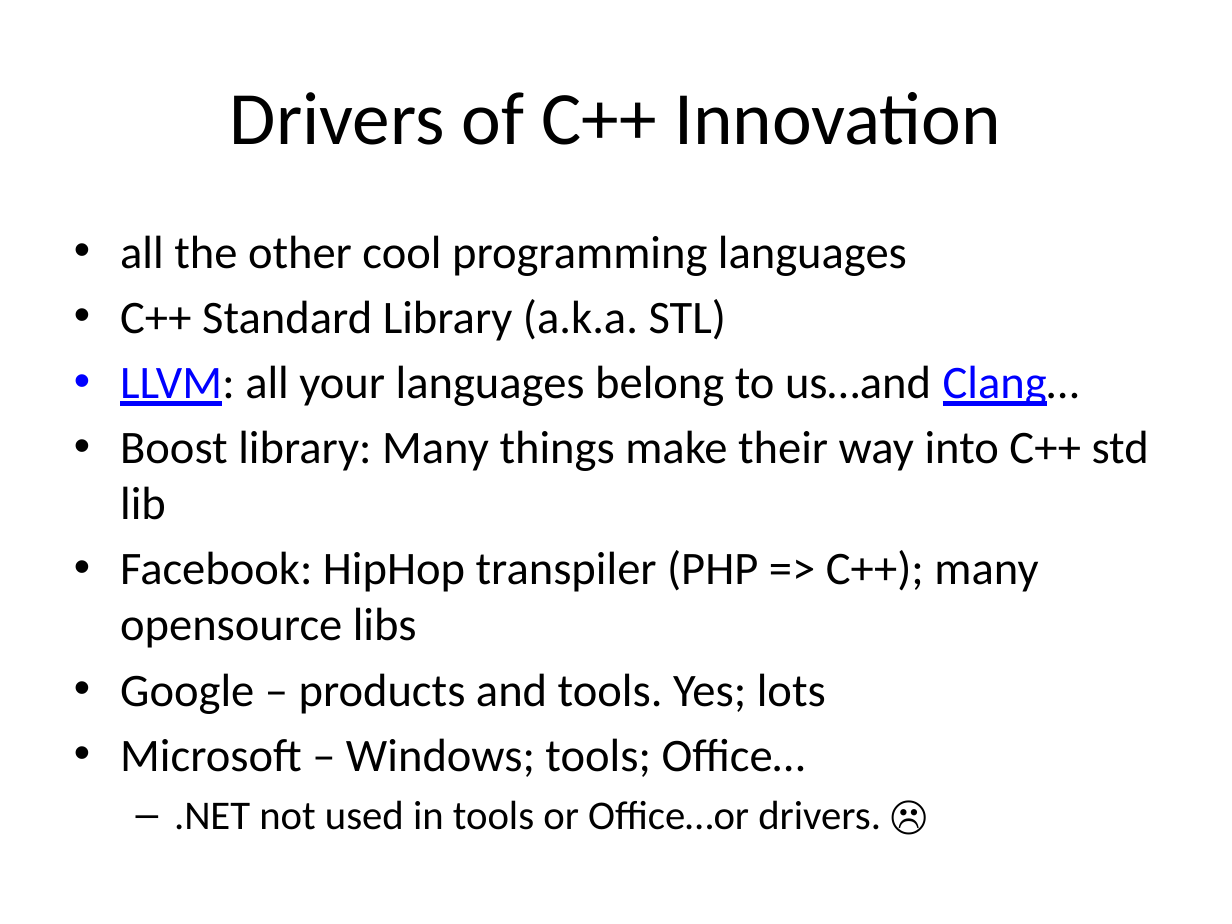
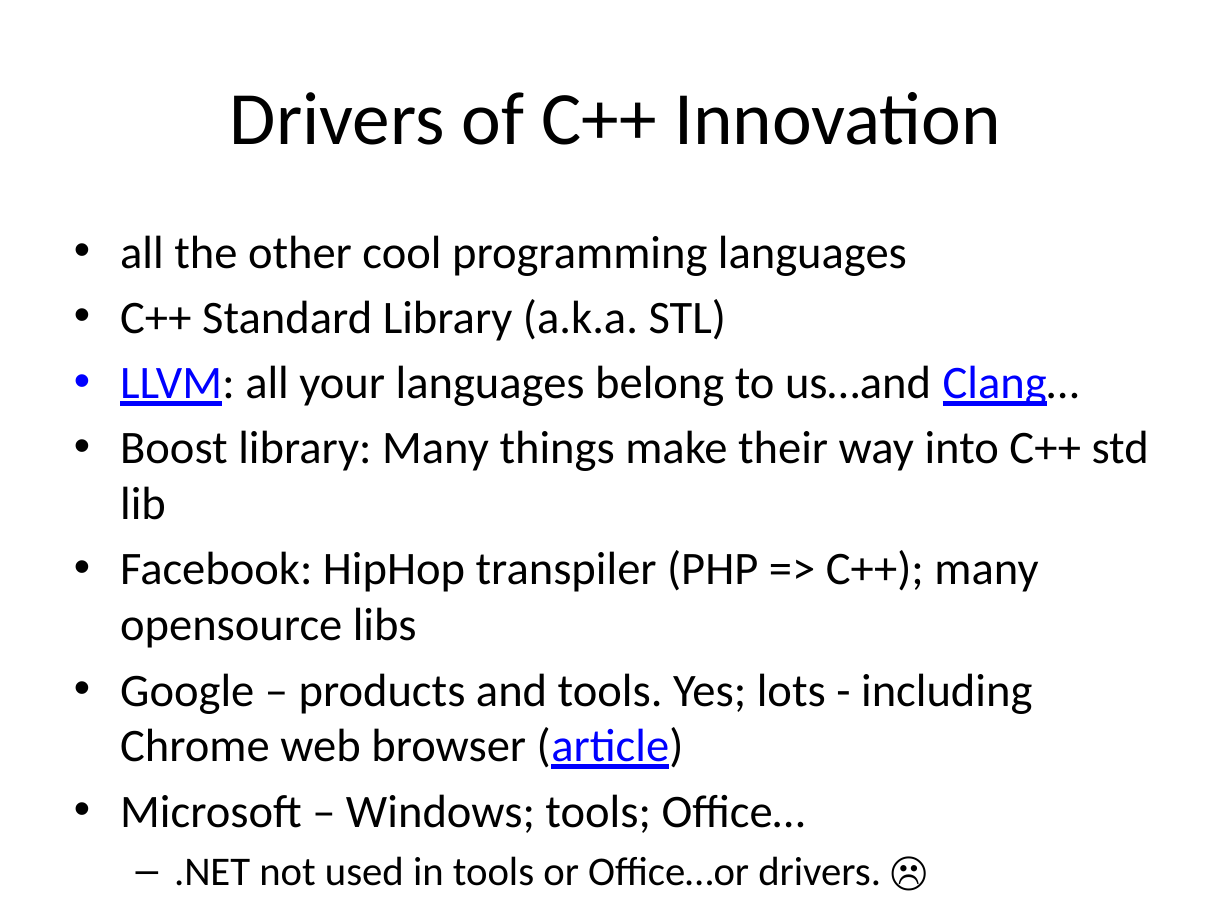
Before and after one commit to fellmad/FunWithCpp11, a slide deck: slide 18 of doc/Fun_with_C++11.pptx. Drawn at 1232x924 pixels with LibreOffice and Linux fonts; fonts in the diff are those of the drawing. Boxes give left, top, right and bottom in pixels: in the first picture for what was removed or moved away, otherwise in the second. Text is boxed around its words. In the diff, an @@ line names an element or a change of style, - is before the commit and + after.

```diff
--- a/doc/Fun_with_C++11.pptx
+++ b/doc/Fun_with_C++11.pptx
@@ text at bbox=[120, 673, 1032, 769]: text changed @@
-• Google – products and tools. Yes; lots
+• Google – products and tools. Yes; lots - including Chrome web browser (article)
```
Also in this commit, not shown: 1 other slide changed, 1 other file.
